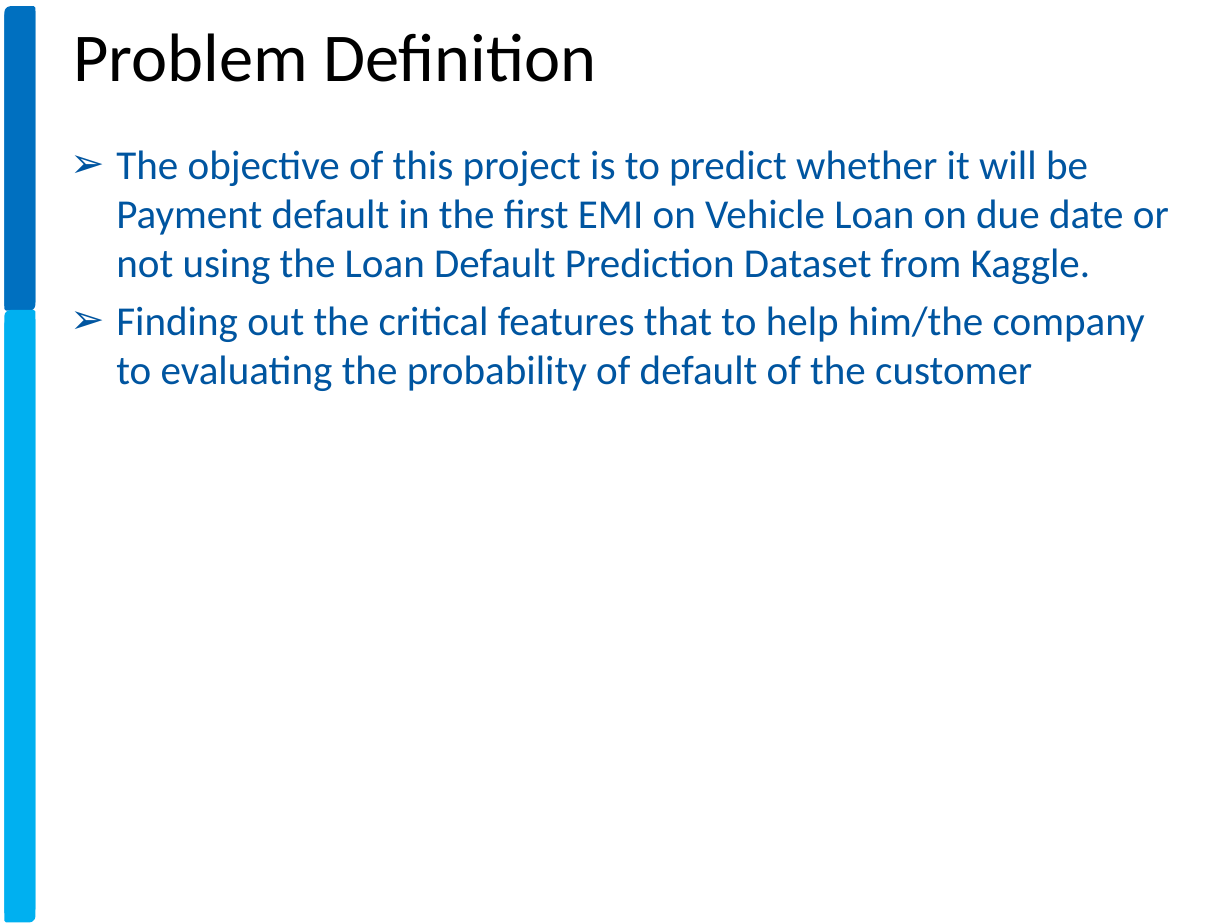
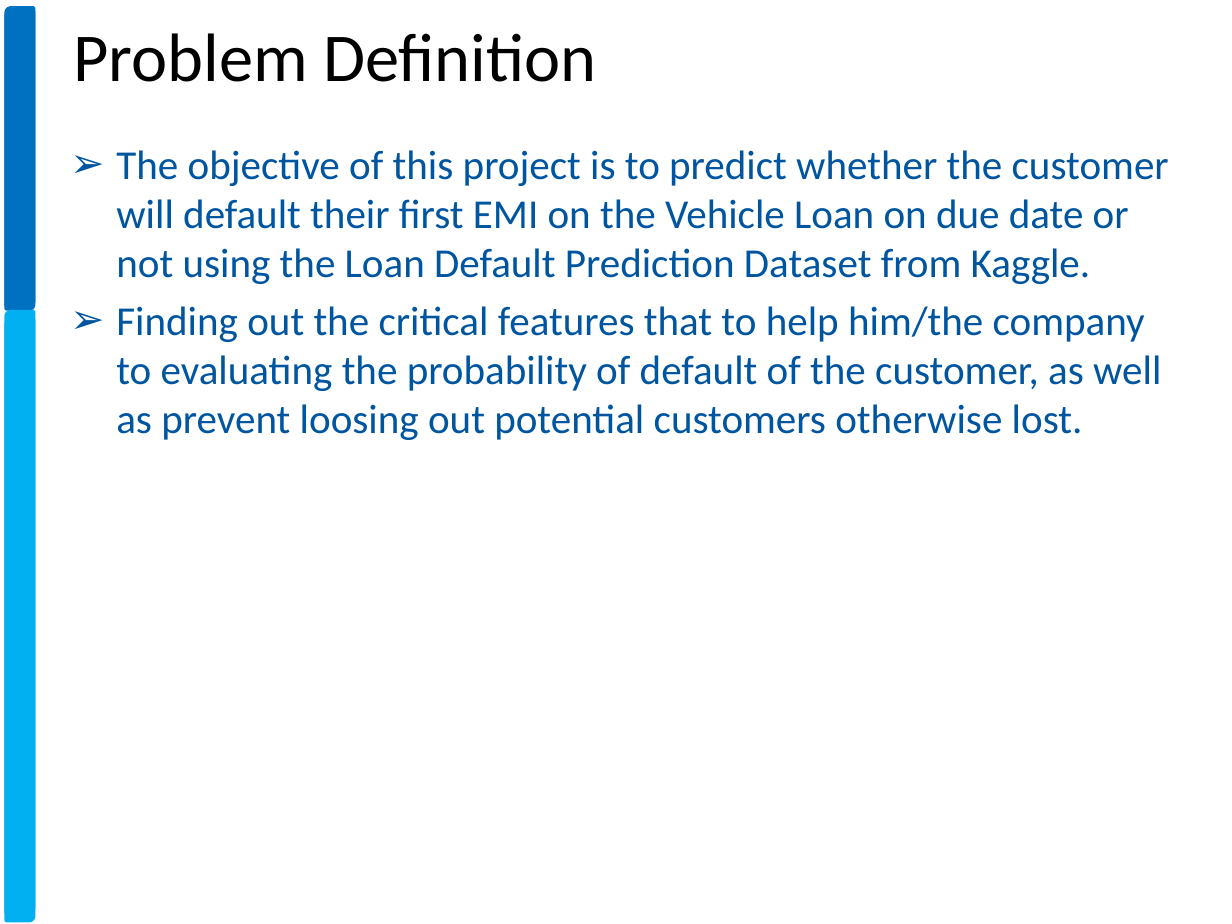
Before and after one commit to xavierigneous/Vehicle-Loan-Default-Prediction, a slide deck: slide 2 of Pravin Kumar/Vehicle Loan Default Prediction.pptx. Drawn at 1232x924 pixels with LibreOffice and Linux fonts; fonts in the diff are those of the drawing; background and template pictures are left out. Boxes give left, top, right and bottom in pixels: in the first picture for what was removed or moved away, otherwise in the second. Text is boxed around its words. In the diff, an @@ line names an element or a change of style, - is before the commit and + after.

Commit message:
Updated the problem statement

```diff
--- a/Pravin Kumar/Vehicle Loan Default Prediction.pptx
+++ b/Pravin Kumar/Vehicle Loan Default Prediction.pptx
@@ text at <box>116,150,1169,440</box>: text changed @@
-➢ The objective of this project is to predict whether it will be Payment default in the ﬁrst EMI on Vehicle Loan on due date or not using the Loan Default Prediction Dataset from Kaggle.
-➢ Finding out the critical features that to help him/the company to evaluating the probability of default of the customer
+➢ The objective of this project is to predict whether the customer will default their ﬁrst EMI on the Vehicle Loan on due date or not using the Loan Default Prediction Dataset from Kaggle.
+➢ Finding out the critical features that to help him/the company to evaluating the probability of default of the customer, as well as prevent loosing out potential customers otherwise lost.
```
